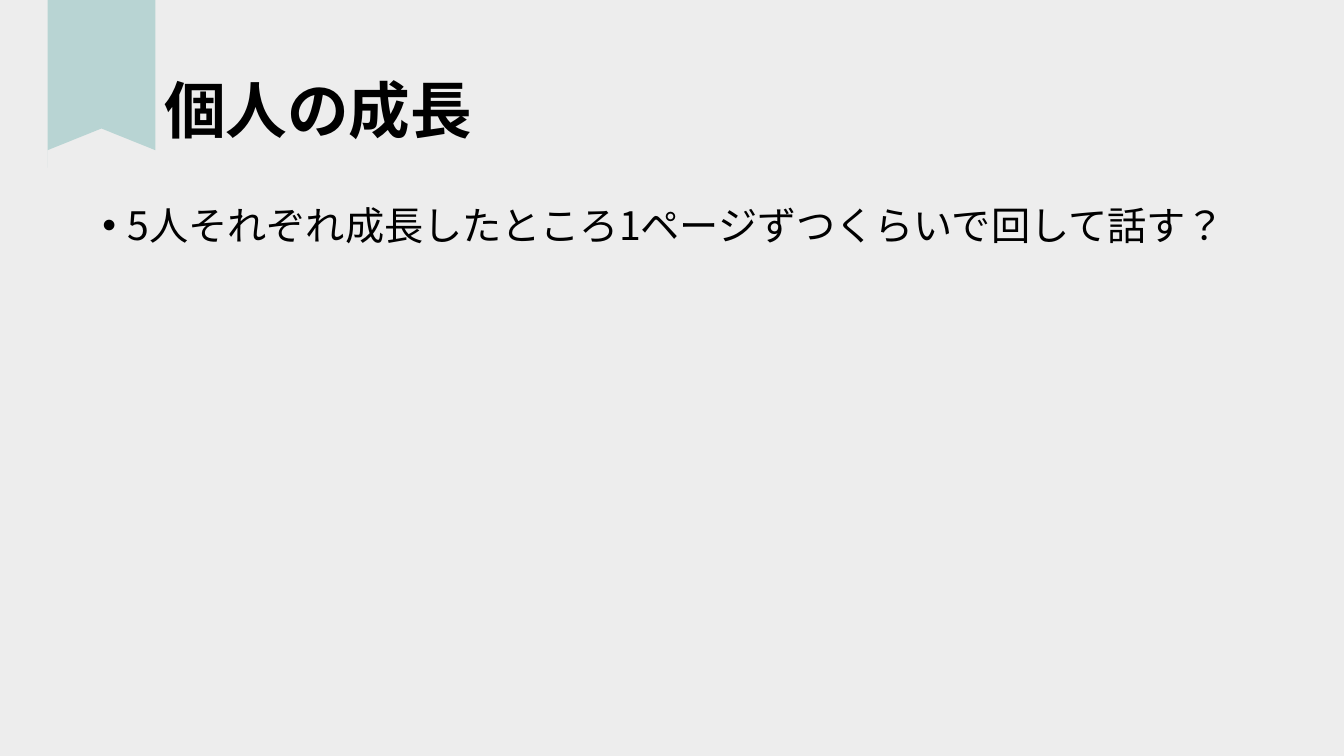
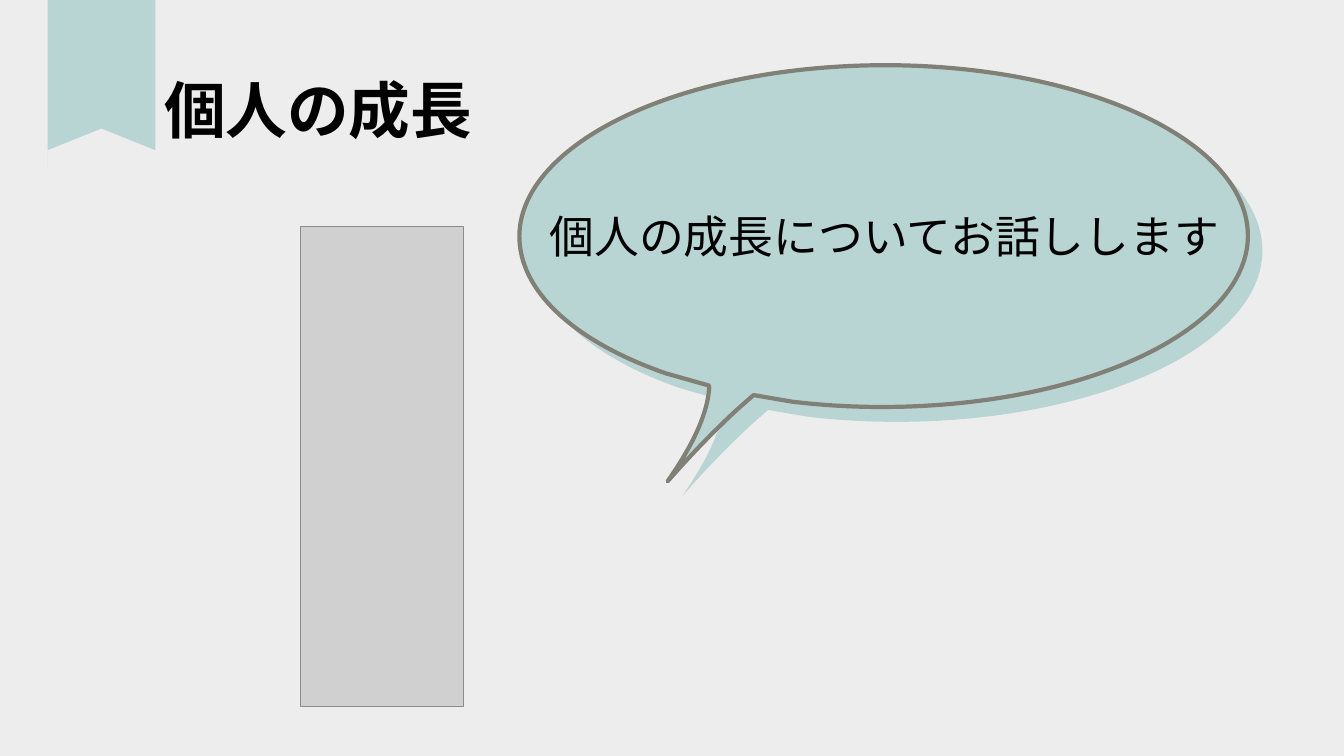
Before and after one commit to dojo2023/C-4, a slide deck: slide 27 of doc/チームA型発表資料.pptx. Drawn at 1344x756 pixels with LibreOffice and Linux fonts; fonts in the diff are those of the drawing; grey boxes stand for pictures. Boxes give left, top, right and bottom in pixels: in the first picture for what was removed or moved away, otherwise in the second. Text is boxed around its words. In the diff, an @@ line names an element or a change of style, - is before the commit and + after.

```diff
--- a/doc/チームA型発表資料.pptx
+++ b/doc/チームA型発表資料.pptx
@@ freeform shape added at [484,0,1284,595], fill #B8D4D3, outline #818076 3 pt @@
@@ freeform shape added at [498,0,1298,609], fill #B8D4D3 @@
@@ text removed at [128,207,1225,243] @@
-• 5人それぞれ成長したところ1ページずつくらいで回して話す？
@@ picture added at [300,227,463,707] @@
@@ text added at [549,215,1219,257], 32 pt, text #000000 @@
+個人の成長についてお話しします
```
Also in this commit, not shown: 9 other slides changed, 2 slides added, 2 slides removed.
